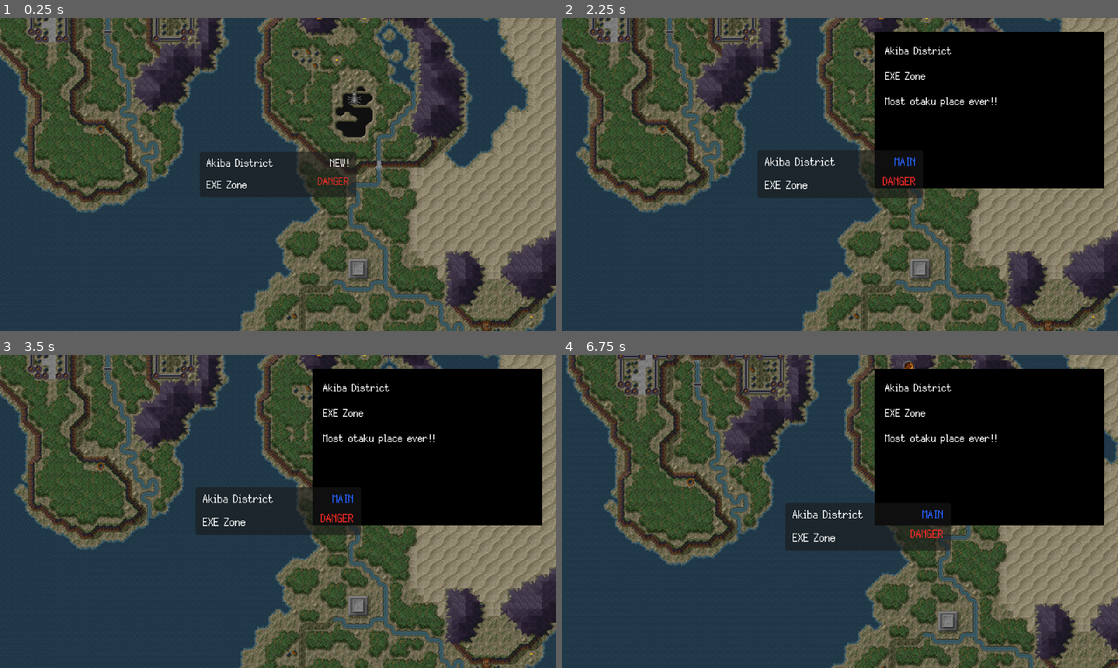
Above: before the commit, frames 1-4 (two rows, left to right).
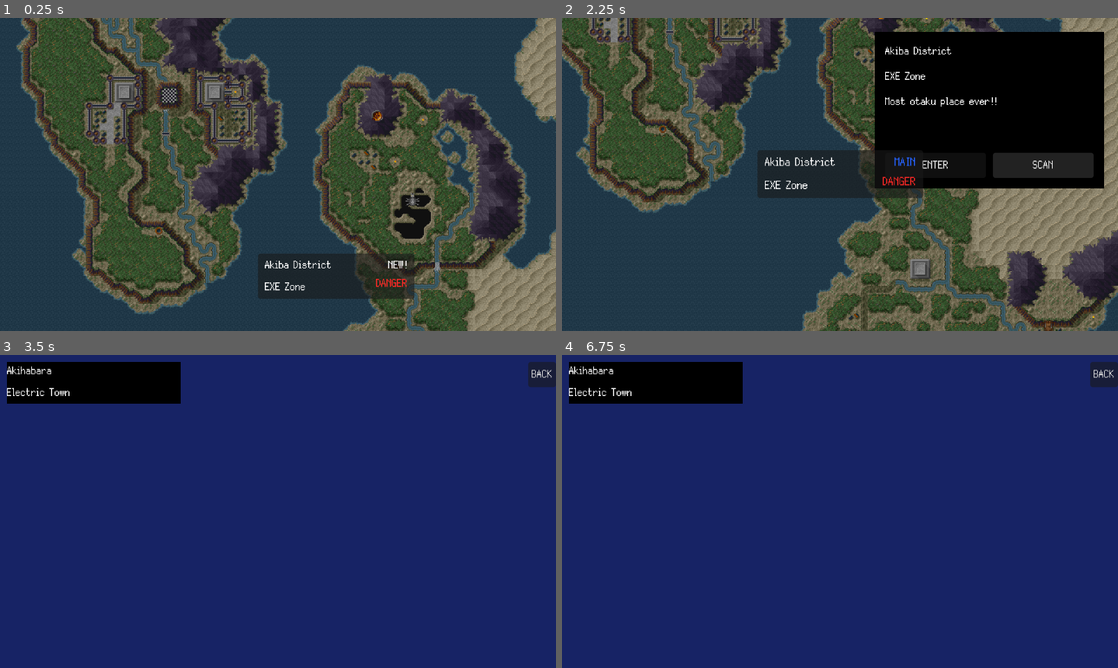
Above: after the commit, the same moments.

Repository: GYU-GAZE/NULL-NETWORK
Game: Godot game, scene res://apps/navigator/app_navigator.tscn
The game is run twice, just before and just after one commit, with the same random seed, the same clock (stepped at 60 frames per second) and the same inputs. This scene is started directly instead of the project's main scene. The engine's default icon, where the game draws it, is replaced by a stand-in: a white triangle on a blue panel in a dark square.
Inputs (mouse positions are in pixels of both pictures, inside the frame that each line leads up to):
- Up to frame 1 (0.25 s): no input
- Up to frame 2 (2.25 s): click (840, 174) at 0.5 s; click (840, 174) at 1.25 s; click (1045, 165) at 2 s, where only the run after the commit has a clickable "SCAN"
- Up to frame 3 (3.5 s): click (372, 502) at 2.75 s, where only the run after the commit has a clickable "ENTER"
- Up to frame 4 (6.75 s): click (1106, 373) at 3.5 s, where only the run after the commit has a clickable "BACK"; click (934, 502) at 4.25 s, where only the run after the commit has a clickable "ENTER"; click (840, 511) at 5.02 s; tap Enter at 5.75 s; move the mouse to (962, 495) at 5.77 s; click (962, 495) at 5.92 s; tap Space at 6.5 s; drag from (728, 527) to (812, 574) at 6.52 s

The runs differ from the first frame. In frame 1, 66% of the frame differs, in the area x 0-100%, y 0-100%; in frame 2, 1.5%; in frame 3, 100%; in frame 4, 100%.
Error before the commit: Cannot call method 'move_to_front' on a null value. (res://apps/navigator/app_navigator.gd:319)

Commit message:
local area add

Diff:
--- a/apps/navigator/app_navigator.gd
+++ b/apps/navigator/app_navigator.gd
@@ -3,6 +3,7 @@
 
 enum NavigatorMode {
 	WORLD_MAP,
+	LOCAL_AREA,
 	ENCOUNTER,
 	DIALOGUE
 }
@@ -28,12 +29,18 @@
 @onready var map_content: Control = %MapContent
 @onready var map_background: TextureRect = %MapBackground
 @onready var marker_layer: Control = %MarkerLayer
+@onready var local_area_view: NavigatorLocalAreaView = (
+	%LocalAreaView
+)
 
 @onready var selection_panel: PanelContainer = %SelectionPanel
 @onready var location_name_label: Label = %LocationNameLabel
 @onready var location_subtitle_label: Label = %LocationSubtitleLabel
 @onready var location_description_label: Label = %LocationDescriptionLabel
 @onready var scan_button: Button = %ScanButton
+@onready var enter_area_button: Button = (
+	%EnterAreaButton
+)
 
 @onready var encounter_container: Control = %EncounterContainer
 @onready var dialogue_container: Control = %DialogueContainer
@@ -98,6 +105,20 @@
 	):
 		GlobalSignals.time_advanced.connect(
 			_on_navigator_time_advanced
+		)
+
+	if not enter_area_button.pressed.is_connected(
+		_on_enter_area_button_pressed
+	):
+		enter_area_button.pressed.connect(
+			_on_enter_area_button_pressed
+		)
+
+	if not local_area_view.back_requested.is_connected(
+		_on_local_area_back_requested
+	):
+		local_area_view.back_requested.connect(
+			_on_local_area_back_requested
 		)
 
 
@@ -796,6 +817,8 @@
 		location_subtitle_label.text = ""
 		location_description_label.text = ""
 		scan_button.disabled = true
+		enter_area_button.disabled = true
+		enter_area_button.text = "ENTER"
 		return
 
 	selection_panel.show()
@@ -803,6 +826,18 @@
 	location_subtitle_label.text = location.location_subtitle
 	location_subtitle_label.visible = not location.location_subtitle.strip_edges().is_empty()
 	location_description_label.text = location.location_description
+	if location.local_area == null:
+		enter_area_button.disabled = true
+		enter_area_button.text = "ENTER"
+	else:
+		enter_area_button.disabled = (
+			not location.local_area.is_valid()
+		)
+
+		enter_area_button.text = (
+			location.local_area.enter_button_text
+		)
+
 	scan_button.disabled = location.spawn_table == null
 
 
@@ -907,6 +942,7 @@
 	match _current_mode:
 		NavigatorMode.WORLD_MAP:
 			world_map_layer.show()
+			local_area_view.hide()
 			encounter_container.hide()
 			dialogue_container.hide()
 
@@ -915,15 +951,24 @@
 			else:
 				selection_panel.hide()
 
+		NavigatorMode.LOCAL_AREA:
+			world_map_layer.hide()
+			selection_panel.hide()
+			local_area_view.show()
+			encounter_container.hide()
+			dialogue_container.hide()
+
 		NavigatorMode.ENCOUNTER:
 			world_map_layer.hide()
 			selection_panel.hide()
+			local_area_view.hide()
 			encounter_container.show()
 			dialogue_container.hide()
 
 		NavigatorMode.DIALOGUE:
 			world_map_layer.hide()
 			selection_panel.hide()
+			local_area_view.hide()
 			encounter_container.hide()
 			dialogue_container.show()
 
@@ -936,6 +981,8 @@
 func show_world_map() -> void:
 	_set_mode(NavigatorMode.WORLD_MAP)
 
+func show_local_area() -> void:
+	_set_mode(NavigatorMode.LOCAL_AREA)
 
 func show_encounter() -> void:
 	_set_mode(NavigatorMode.ENCOUNTER)
@@ -944,6 +991,46 @@
 func show_dialogue() -> void:
 	_set_mode(NavigatorMode.DIALOGUE)
 
+func _on_enter_area_button_pressed() -> void:
+	if _selected_location == null:
+		push_warning(
+			"NavigatorApp: no location selected."
+		)
+		return
+
+	var runtime_state := (
+		NavigatorLocationStateResolver.resolve(
+			_selected_location
+		)
+	)
+
+	if not runtime_state.can_select():
+		return
+
+	var local_area: LocalAreaData = (
+		_selected_location.local_area
+	)
+
+	if local_area == null:
+		push_warning(
+			"NavigatorApp: location '%s' has no local area."
+			% _selected_location.location_name
+		)
+		return
+
+	_set_mode(NavigatorMode.LOCAL_AREA)
+
+	var opened_successfully: bool = (
+		local_area_view.open_area(local_area)
+	)
+
+	if not opened_successfully:
+		_set_mode(NavigatorMode.WORLD_MAP)
+
+
+func _on_local_area_back_requested() -> void:
+	local_area_view.close_area()
+	_set_mode(NavigatorMode.WORLD_MAP)
 
 func _on_scan_button_pressed() -> void:
 	if _selected_location == null:
--- a/apps/navigator/app_navigator.tscn
+++ b/apps/navigator/app_navigator.tscn
@@ -3,6 +3,7 @@
 [ext_resource type="Script" uid="uid://ckvkd6ckteaqr" path="res://apps/navigator/app_navigator.gd" id="1_bqhse"]
 [ext_resource type="Resource" uid="uid://bhuvy1mqbcl1y" path="res://data/content/map/world_map.tres" id="2_6045y"]
 [ext_resource type="PackedScene" uid="uid://bh2dywcre5tcr" path="res://apps/navigator/ui/navigator_location_marker.tscn" id="2_i80et"]
+[ext_resource type="PackedScene" uid="uid://6tu1c38mw7mg" path="res://apps/navigator/local_area/ui/navigator_local_area_view.tscn" id="4_2eqnt"]
 
 [node name="AppNavigator" type="Control" unique_id=1687208961]
 layout_mode = 3
@@ -64,6 +65,11 @@
 grow_vertical = 2
 mouse_filter = 2
 
+[node name="LocalAreaView" parent="." unique_id=310534927 instance=ExtResource("4_2eqnt")]
+unique_name_in_owner = true
+visible = false
+layout_mode = 1
+
 [node name="SelectionPanel" type="PanelContainer" parent="." unique_id=1504370091]
 unique_name_in_owner = true
 layout_mode = 1
@@ -104,13 +110,20 @@
 text = "Select a location on the map."
 autowrap_mode = 2
 
-[node name="ScanButton" type="Button" parent="." unique_id=1426728960]
+[node name="Actions" type="HBoxContainer" parent="SelectionPanel/MarginContainer/VBoxContainer" unique_id=48647865]
+layout_mode = 2
+theme_override_constants/separation = 8
+
+[node name="EnterAreaButton" type="Button" parent="SelectionPanel/MarginContainer/VBoxContainer/Actions" unique_id=971114613]
 unique_name_in_owner = true
-layout_mode = 0
-offset_left = 1012.0
-offset_top = 176.0
-offset_right = 1252.0
-offset_bottom = 184.0
+layout_mode = 2
+size_flags_horizontal = 3
+text = "ENTER"
+
+[node name="ScanButton" type="Button" parent="SelectionPanel/MarginContainer/VBoxContainer/Actions" unique_id=1426728960]
+unique_name_in_owner = true
+layout_mode = 2
+size_flags_horizontal = 3
 text = "SCAN"
 
 [node name="EncounterContainer" type="Control" parent="." unique_id=588069769]
@@ -136,6 +149,7 @@
 mouse_filter = 2
 
 [node name="TransitionLayer" type="Control" parent="." unique_id=1855997012]
+unique_name_in_owner = true
 layout_mode = 1
 anchors_preset = 15
 anchor_right = 1.0
--- /dev/null
+++ b/apps/navigator/local_area/content/akihabara_local_area.tscn
@@ -0,0 +1,34 @@
+[gd_scene format=3 uid="uid://duuxv2yxedopa"]
+
+[ext_resource type="Script" uid="uid://cv3s5lv65wrbp" path="res://apps/navigator/local_area/navigator_local_area_scene.gd" id="1_1jjxs"]
+
+[node name="AkihabaraLocalArea" type="Node2D" unique_id=1325732743]
+script = ExtResource("1_1jjxs")
+
+[node name="Ground" type="ColorRect" parent="." unique_id=693357165]
+custom_minimum_size = Vector2(640, 360)
+offset_right = 40.0
+offset_bottom = 40.0
+mouse_filter = 2
+color = Color(0.08892975, 0.1368658, 0.39789444, 1)
+
+[node name="DistrictLabel" type="Label" parent="." unique_id=1208282759]
+offset_left = 24.0
+offset_top = 24.0
+offset_right = 141.0
+offset_bottom = 45.0
+text = "AKIHABARA LOCAL AREA"
+horizontal_alignment = 1
+vertical_alignment = 1
+
+[node name="EntryPoints" type="Node2D" parent="." unique_id=2144494943]
+
+[node name="DefaultEntry" type="Marker2D" parent="EntryPoints" unique_id=1375567485]
+position = Vector2(320, 180)
+
+[node name="Actors" type="Node2D" parent="." unique_id=701127880]
+
+[node name="Interactables" type="Node2D" parent="." unique_id=1866300055]
+
+[node name="AreaCamera" type="Camera2D" parent="." unique_id=766442200]
+position = Vector2(320, 180)
--- /dev/null
+++ b/apps/navigator/local_area/navigator_local_area_scene.gd
@@ -0,0 +1,25 @@
+extends Node2D
+class_name NavigatorLocalAreaScene
+
+
+var area_data: LocalAreaData
+var active_entry_id: String = ""
+
+
+func setup_local_area(
+	data: LocalAreaData,
+	entry_id: String = ""
+) -> void:
+	area_data = data
+
+	var resolved_entry_id: String = entry_id.strip_edges()
+
+	if (
+		resolved_entry_id.is_empty()
+		and area_data != null
+	):
+		resolved_entry_id = (
+			area_data.default_entry_id.strip_edges()
+		)
+
+	active_entry_id = resolved_entry_id
--- /dev/null
+++ b/apps/navigator/local_area/ui/navigator_local_area_view.gd
@@ -0,0 +1,166 @@
+extends Control
+class_name NavigatorLocalAreaView
+
+
+signal back_requested
+
+
+@onready var background: ColorRect = %Background
+@onready var viewport_container: SubViewportContainer = (
+	%ViewportContainer
+)
+@onready var area_viewport: SubViewport = %AreaViewport
+@onready var area_root: Node2D = %AreaRoot
+
+@onready var area_name_label: Label = %AreaNameLabel
+@onready var area_subtitle_label: Label = (
+	%AreaSubtitleLabel
+)
+@onready var error_label: Label = %ErrorLabel
+@onready var back_button: Button = %BackButton
+
+
+var _current_area_data: LocalAreaData
+var _current_area_instance: NavigatorLocalAreaScene
+
+
+func _ready() -> void:
+	if not back_button.pressed.is_connected(
+		_on_back_button_pressed
+	):
+		back_button.pressed.connect(
+			_on_back_button_pressed
+		)
+
+	if not viewport_container.resized.is_connected(
+		_sync_subviewport_size
+	):
+		viewport_container.resized.connect(
+			_sync_subviewport_size
+		)
+
+	error_label.hide()
+
+	call_deferred("_sync_subviewport_size")
+
+
+func open_area(
+	data: LocalAreaData,
+	entry_id: String = ""
+) -> bool:
+	if data == null:
+		_show_error(
+			"NavigatorLocalAreaView: LocalAreaData is null."
+		)
+		return false
+
+	if data.area_scene == null:
+		_show_error(
+			"NavigatorLocalAreaView: '%s' has no area scene."
+			% data.area_name
+		)
+		return false
+
+	_clear_current_area()
+	error_label.hide()
+
+	_current_area_data = data
+
+	background.color = data.background_color
+	area_name_label.text = data.area_name
+	area_subtitle_label.text = data.area_subtitle
+	area_subtitle_label.visible = (
+		not data.area_subtitle.strip_edges().is_empty()
+	)
+
+	var raw_instance: Node = (
+		data.area_scene.instantiate()
+	)
+
+	var local_area_instance := (
+		raw_instance as NavigatorLocalAreaScene
+	)
+
+	if local_area_instance == null:
+		raw_instance.free()
+
+		_show_error(
+			"NavigatorLocalAreaView: '%s' must inherit "
+			+ "NavigatorLocalAreaScene."
+			% data.area_name
+		)
+
+		return false
+
+	local_area_instance.setup_local_area(
+		data,
+		entry_id
+	)
+
+	area_root.add_child(local_area_instance)
+
+	_current_area_instance = local_area_instance
+
+	_sync_subviewport_size()
+
+	return true
+
+
+func close_area() -> void:
+	_clear_current_area()
+
+	_current_area_data = null
+
+	area_name_label.text = ""
+	area_subtitle_label.text = ""
+	error_label.hide()
+
+
+func get_current_area_data() -> LocalAreaData:
+	return _current_area_data
+
+
+func get_current_area_instance() -> NavigatorLocalAreaScene:
+	return _current_area_instance
+
+
+func _clear_current_area() -> void:
+	for child in area_root.get_children():
+		area_root.remove_child(child)
+		child.queue_free()
+
+	_current_area_instance = null
+
+
+func _sync_subviewport_size() -> void:
+	if not is_instance_valid(viewport_container):
+		return
+
+	if not is_instance_valid(area_viewport):
+		return
+
+	var resolved_width: int = maxi(
+		1,
+		int(round(viewport_container.size.x))
+	)
+
+	var resolved_height: int = maxi(
+		1,
+		int(round(viewport_container.size.y))
+	)
+
+	area_viewport.size = Vector2i(
+		resolved_width,
+		resolved_height
+	)
+
+
+func _show_error(message: String) -> void:
+	push_error(message)
+
+	error_label.text = message
+	error_label.show()
+
+
+func _on_back_button_pressed() -> void:
+	back_requested.emit()
--- /dev/null
+++ b/apps/navigator/local_area/ui/navigator_local_area_view.tscn
@@ -0,0 +1,88 @@
+[gd_scene format=3 uid="uid://6tu1c38mw7mg"]
+
+[ext_resource type="Script" uid="uid://bkahqcnxho34s" path="res://apps/navigator/local_area/ui/navigator_local_area_view.gd" id="1_huc7g"]
+
+[node name="NavigatorLocalAreaView" type="Control" unique_id=310534927]
+layout_mode = 3
+anchors_preset = 15
+anchor_right = 1.0
+anchor_bottom = 1.0
+grow_horizontal = 2
+grow_vertical = 2
+script = ExtResource("1_huc7g")
+
+[node name="Background" type="ColorRect" parent="." unique_id=1567157905]
+unique_name_in_owner = true
+layout_mode = 1
+anchors_preset = 15
+anchor_right = 1.0
+anchor_bottom = 1.0
+grow_horizontal = 2
+grow_vertical = 2
+mouse_filter = 2
+
+[node name="ViewportContainer" type="SubViewportContainer" parent="." unique_id=891639781]
+unique_name_in_owner = true
+layout_mode = 1
+anchors_preset = 15
+anchor_right = 1.0
+anchor_bottom = 1.0
+grow_horizontal = 2
+grow_vertical = 2
+stretch = true
+
+[node name="AreaViewport" type="SubViewport" parent="ViewportContainer" unique_id=1751936972]
+unique_name_in_owner = true
+transparent_bg = true
+size = Vector2i(1280, 720)
+
+[node name="AreaRoot" type="Node2D" parent="ViewportContainer/AreaViewport" unique_id=1028145039]
+unique_name_in_owner = true
+
+[node name="HeaderPanel" type="PanelContainer" parent="." unique_id=875911146]
+layout_mode = 1
+offset_left = 8.0
+offset_top = 8.0
+offset_right = 208.0
+offset_bottom = 56.0
+mouse_filter = 2
+
+[node name="MarginContainer" type="MarginContainer" parent="HeaderPanel" unique_id=1811126686]
+layout_mode = 2
+
+[node name="VBoxContainer" type="VBoxContainer" parent="HeaderPanel/MarginContainer" unique_id=1158796046]
+layout_mode = 2
+
+[node name="AreaNameLabel" type="Label" parent="HeaderPanel/MarginContainer/VBoxContainer" unique_id=999424882]
+unique_name_in_owner = true
+layout_mode = 2
+text = "LOCAL AREA"
+
+[node name="AreaSubtitleLabel" type="Label" parent="HeaderPanel/MarginContainer/VBoxContainer" unique_id=1584294208]
+unique_name_in_owner = true
+layout_mode = 2
+text = "-"
+
+[node name="ErrorLabel" type="Label" parent="." unique_id=997615087]
+unique_name_in_owner = true
+visible = false
+layout_mode = 1
+anchors_preset = 15
+anchor_right = 1.0
+anchor_bottom = 1.0
+grow_horizontal = 2
+grow_vertical = 2
+horizontal_alignment = 1
+vertical_alignment = 1
+
+[node name="BackButton" type="Button" parent="." unique_id=737695948]
+unique_name_in_owner = true
+layout_mode = 1
+anchors_preset = 1
+anchor_left = 1.0
+anchor_right = 1.0
+offset_left = -32.0
+offset_top = 8.0
+offset_bottom = 37.0
+grow_horizontal = 0
+text = "BACK"
--- a/data/content/encounters/AkihabaraLocation.tres
+++ b/data/content/encounters/AkihabaraLocation.tres
@@ -4,6 +4,7 @@
 [ext_resource type="Script" uid="uid://c81tcrqrtfpb5" path="res://data/templates/map_location.gd" id="1_pl7wp"]
 [ext_resource type="Resource" uid="uid://dxdpovwwqrsw2" path="res://data/content/map/badges/badge_danger_high.tres" id="2_1ctih"]
 [ext_resource type="Resource" uid="uid://d2c5qbnpgb6xw" path="res://data/content/encounters/akihabara.tres" id="2_1dvhy"]
+[ext_resource type="Resource" uid="uid://daa0karlbr0yj" path="res://data/content/map/local_areas/akihabara_local_area.tres" id="3_22bp3"]
 
 [resource]
 script = ExtResource("1_pl7wp")
@@ -13,5 +14,6 @@
 location_description = "Most otaku place ever!!"
 activity_badge = ExtResource("1_m4hl2")
 danger_badge = ExtResource("2_1ctih")
+local_area = ExtResource("3_22bp3")
 spawn_table = ExtResource("2_1dvhy")
 metadata/_custom_type_script = "uid://c81tcrqrtfpb5"
--- /dev/null
+++ b/data/content/map/local_areas/akihabara_local_area.tres
@@ -0,0 +1,13 @@
+[gd_resource type="Resource" script_class="LocalAreaData" format=3 uid="uid://daa0karlbr0yj"]
+
+[ext_resource type="PackedScene" uid="uid://duuxv2yxedopa" path="res://apps/navigator/local_area/content/akihabara_local_area.tscn" id="1_iohrc"]
+[ext_resource type="Script" uid="uid://f3ctbbb63dv5" path="res://data/templates/local_area_data.gd" id="1_xxa2y"]
+
+[resource]
+script = ExtResource("1_xxa2y")
+area_id = "akihabara_local"
+area_name = "Akihabara"
+area_subtitle = "Electric Town"
+area_description = "Temporary local area."
+area_scene = ExtResource("1_iohrc")
+metadata/_custom_type_script = "uid://f3ctbbb63dv5"
--- /dev/null
+++ b/data/templates/local_area_data.gd
@@ -0,0 +1,35 @@
+extends Resource
+class_name LocalAreaData
+
+
+@export_category("Identity")
+@export var area_id: String = ""
+@export var area_name: String = ""
+@export var area_subtitle: String = ""
+@export_multiline var area_description: String = ""
+
+
+@export_category("Scene")
+@export var area_scene: PackedScene
+@export var default_entry_id: String = "default"
+
+
+@export_category("Presentation")
+@export var enter_button_text: String = "ENTER"
+@export var background_color: Color = Color(
+	0.035,
+	0.055,
+	0.08,
+	1.0
+)
+
+
+func get_display_id() -> String:
+	if not area_id.strip_edges().is_empty():
+		return area_id.strip_edges()
+
+	return area_name.to_lower().replace(" ", "_")
+
+
+func is_valid() -> bool:
+	return area_scene != null
--- a/data/templates/map_location.gd
+++ b/data/templates/map_location.gd
@@ -54,6 +54,8 @@
 ## Quando unlocked_by_default é false, todas estas flags precisam estar ativas.
 @export var required_flags: Array[String] = []
 
+@export_category("Local Area")
+@export var local_area: LocalAreaData
 
 @export_category("Encounters")
 @export var spawn_table: SpawnTable
Not shown, added: apps/navigator/local_area/navigator_local_area_scene.gd.uid
Not shown, added: apps/navigator/local_area/ui/navigator_local_area_view.gd.uid
Not shown, added: data/templates/local_area_data.gd.uid
